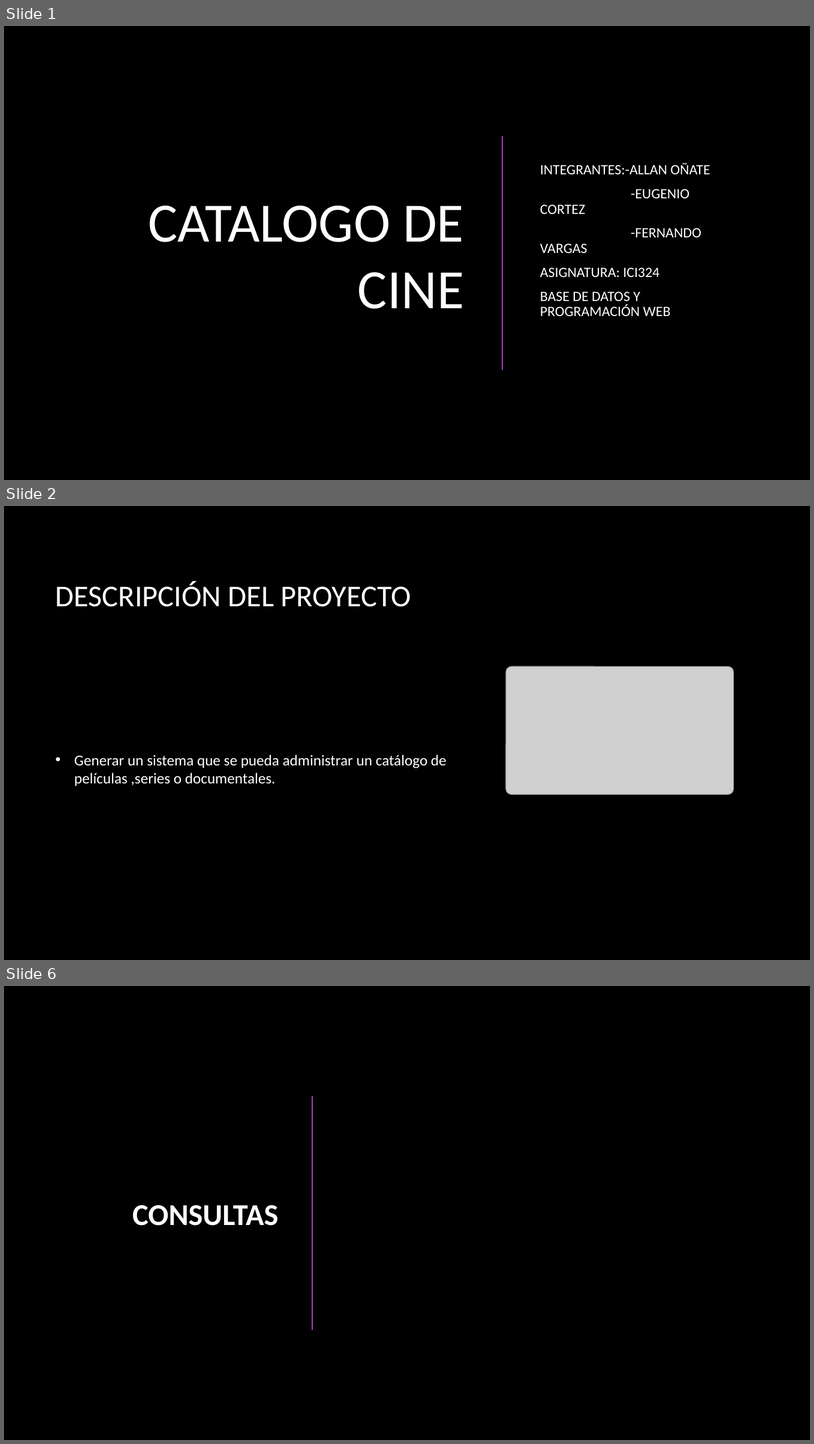
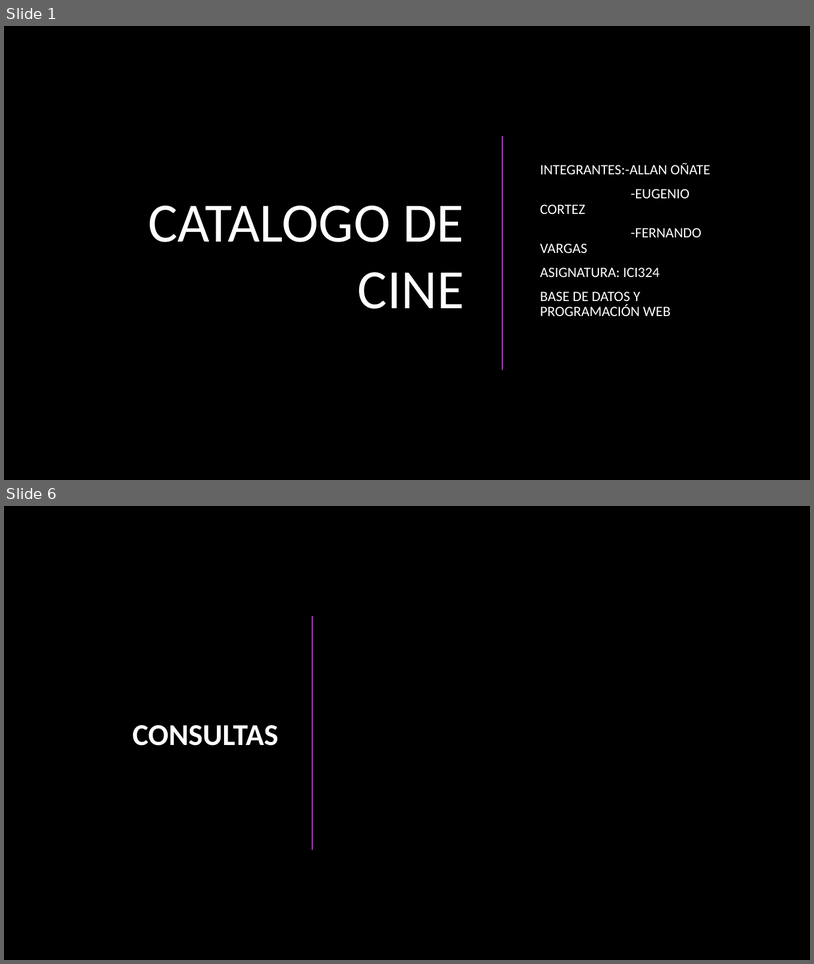
Before and after one commit to fervargasuv/Catalogo_video, a slide deck: Catalogo_cine.pptx. Shown one above the other, each under a label of ours: slides 1, 2 and 6 before the commit, slides 1 and 6 after it; the slides between them are not shown. The pictures are 814x1444 and 814x964 pixels, drawn with LibreOffice and Linux fonts; fonts in the diff are those of the drawing; grey boxes stand for pictures; background and template pictures are left out. Boxes give left, top, right and bottom in pixels: in the first picture for what was removed or moved away, otherwise in the second. Text is boxed around its words. In the diff, an @@ line names an element or a change of style, - is before the commit and + after.

```diff
--- a/Catalogo_cine.pptx
+++ b/Catalogo_cine.pptx
@@ slide 2 removed at (x1=4, y1=506, x2=810, y2=960), background picture (left out) @@
@@ title removed at (x1=56, y1=582, x2=411, y2=607) @@
-DESCRIPCIÓN DEL PROYECTO
@@ picture removed at (x1=506, y1=666, x2=734, y2=795) @@
@@ text removed at (x1=74, y1=754, x2=447, y2=786) @@
-• Generar un sistema que se pueda administrar un catálogo de películas ,series o documentales.
```
Also in this commit, not shown: 2 slides changed, 3 slides added, 2 other slides removed, 5 other files.
